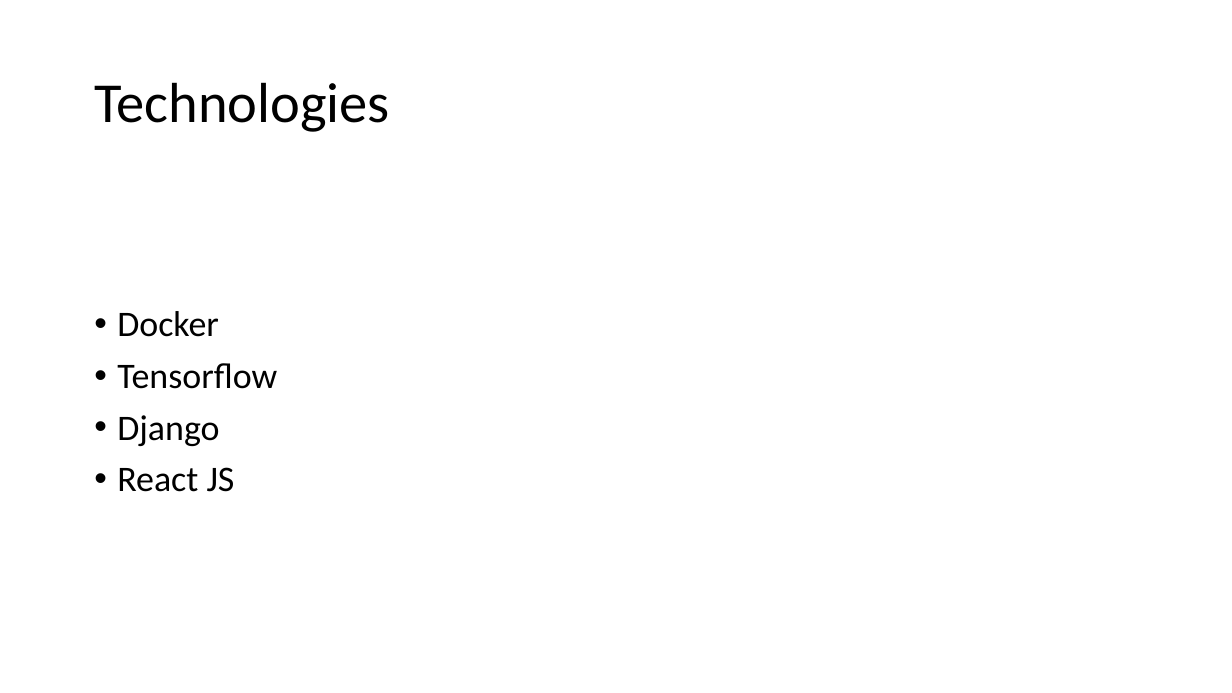
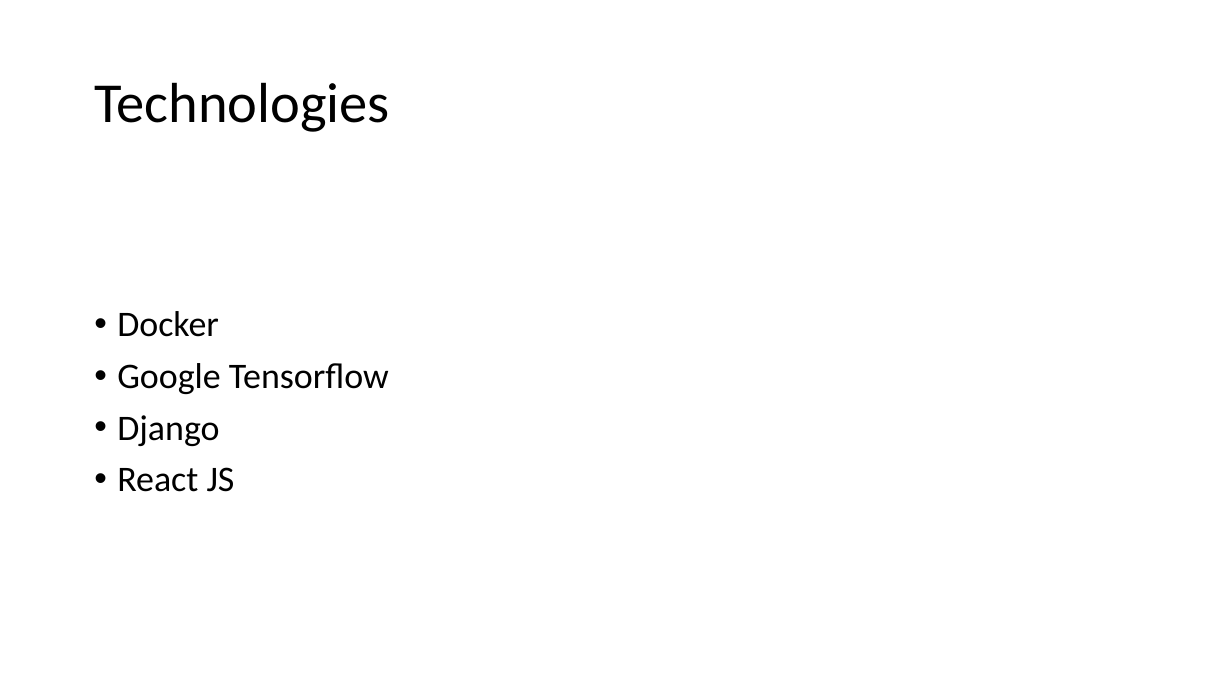
Before and after one commit to cazabec/EasyLock, a slide deck: slide 9 of doc/Présentation projet libre.pptx (slide 6 before the commit). Drawn at 1232x693 pixels with LibreOffice and Linux fonts; fonts in the diff are those of the drawing. Boxes give left, top, right and bottom in pixels: in the first picture for what was removed or moved away, otherwise in the second. Text is boxed around its words. In the diff, an @@ line names an element or a change of style, - is before the commit and + after.

```diff
--- a/doc/Présentation projet libre.pptx
+++ b/doc/Présentation projet libre.pptx
@@ text at (117,363,389,394): text changed @@
-• Tensorflow
+• Google Tensorflow
```
Also in this commit, not shown: 3 other slides changed, 4 slides added, 1 slide removed.
